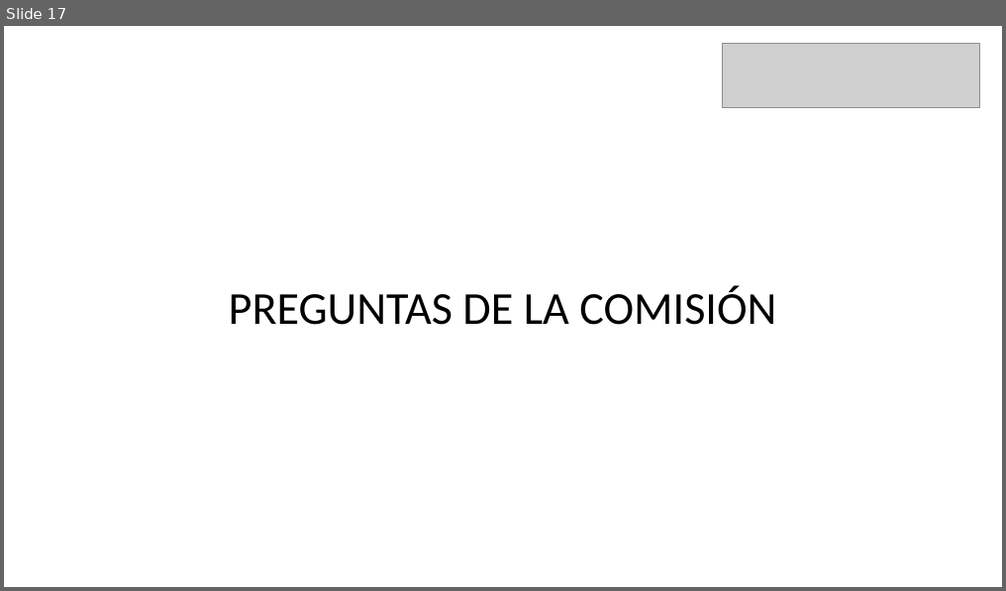
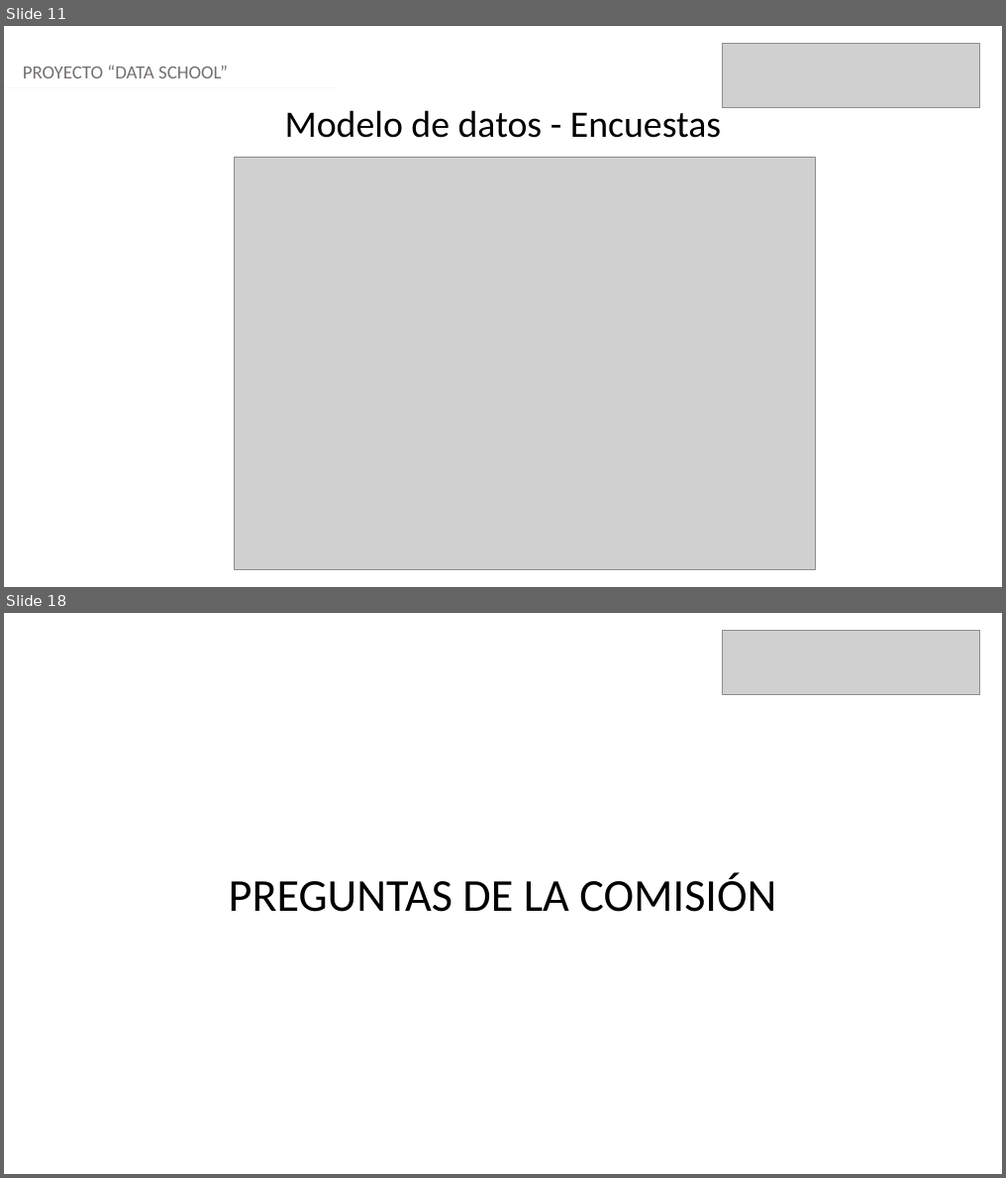
Before and after one commit to IJozk/CAPSTONE-03-Equipo-1, a slide deck: Fase 2/Evidencias Proyecto/Presentación Proyecto.pptx. Shown one above the other, each under a label of ours: slide 17 before the commit, slides 11 and 18 after it; the slides between them are not shown. The pictures are 1006x591 and 1006x1178 pixels, drawn with LibreOffice and Linux fonts; fonts in the diff are those of the drawing; grey boxes stand for pictures. Boxes give left, top, right and bottom in pixels: in the first picture for what was removed or moved away, otherwise in the second. Text is boxed around its words. In the diff, an @@ line names an element or a change of style, - is before the commit and + after.

```diff
--- a/Fase 2/Evidencias Proyecto/Presentación Proyecto.pptx
+++ b/Fase 2/Evidencias Proyecto/Presentación Proyecto.pptx
@@ slide 11 added at (4,26,1002,587), background #FFFFFF @@
@@ picture added at (722,43,979,107) @@
@@ text added at (23,65,228,78), 18 pt, text #757070 @@
+PROYECTO “DATA SCHOOL”
@@ line added from (4, 88) to (339, 88), #F5F7FC 1.25 pt @@
@@ text added at (285,110,721,138), 36 pt, text #000000 @@
+Modelo de datos - Encuestas
@@ picture added at (234,157,815,571) @@
@@ what was slide 17 is now slide 18 @@
```
Also in this commit, not shown: 6 slides changed, 1 other slide added, 1 slide removed.
